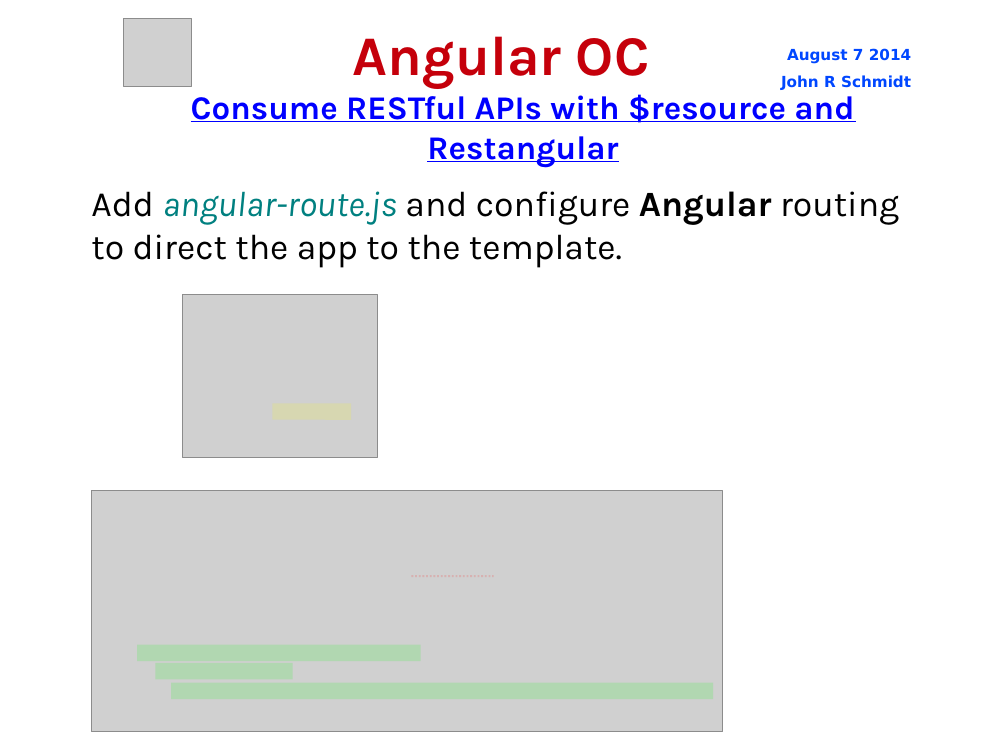
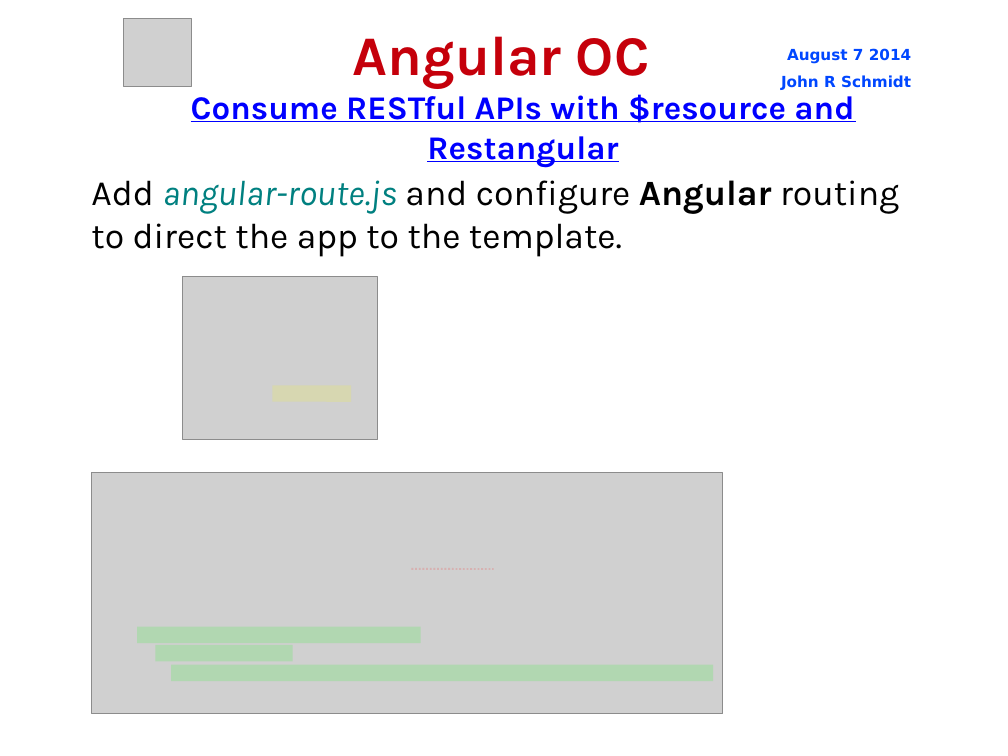
Before and after one commit to jrschmidt/fifa-angular-rest-demo, a slide deck: slide 22 of fifa.odp. Drawn at 1008x756 pixels with LibreOffice and Linux fonts; fonts in the diff are those of the drawing; grey boxes stand for pictures; background and template pictures are left out. Boxes give left, top, right and bottom in pixels: in the first picture for what was removed or moved away, otherwise in the second. Text is boxed around its words. In the diff, an @@ line names an element or a change of style, - is before the commit and + after.

```diff
--- a/fifa.odp
+++ b/fifa.odp
@@ subtitle "Add angular-route.js and configure Angular ...": place and size @@
-subtitle "Add angular-route.js and configure Angular ..." at <box>91,191,899,268</box>
+subtitle "Add angular-route.js and configure Angular ..." at <box>91,180,899,257</box>
@@ 4 lines, 1 picture: place and size @@
-4 lines, 1 picture at <box>137,295,713,692</box>
+4 lines, 1 picture at <box>137,276,713,673</box>
@@ picture: place and size @@
-picture at <box>91,490,724,732</box>
+picture at <box>91,473,724,714</box>
@@ line moved from (412, 576) - (494, 576) to (412, 569) - (494, 569) @@
```
Also in this commit, not shown: 13 other slides changed, 5 slides added.
